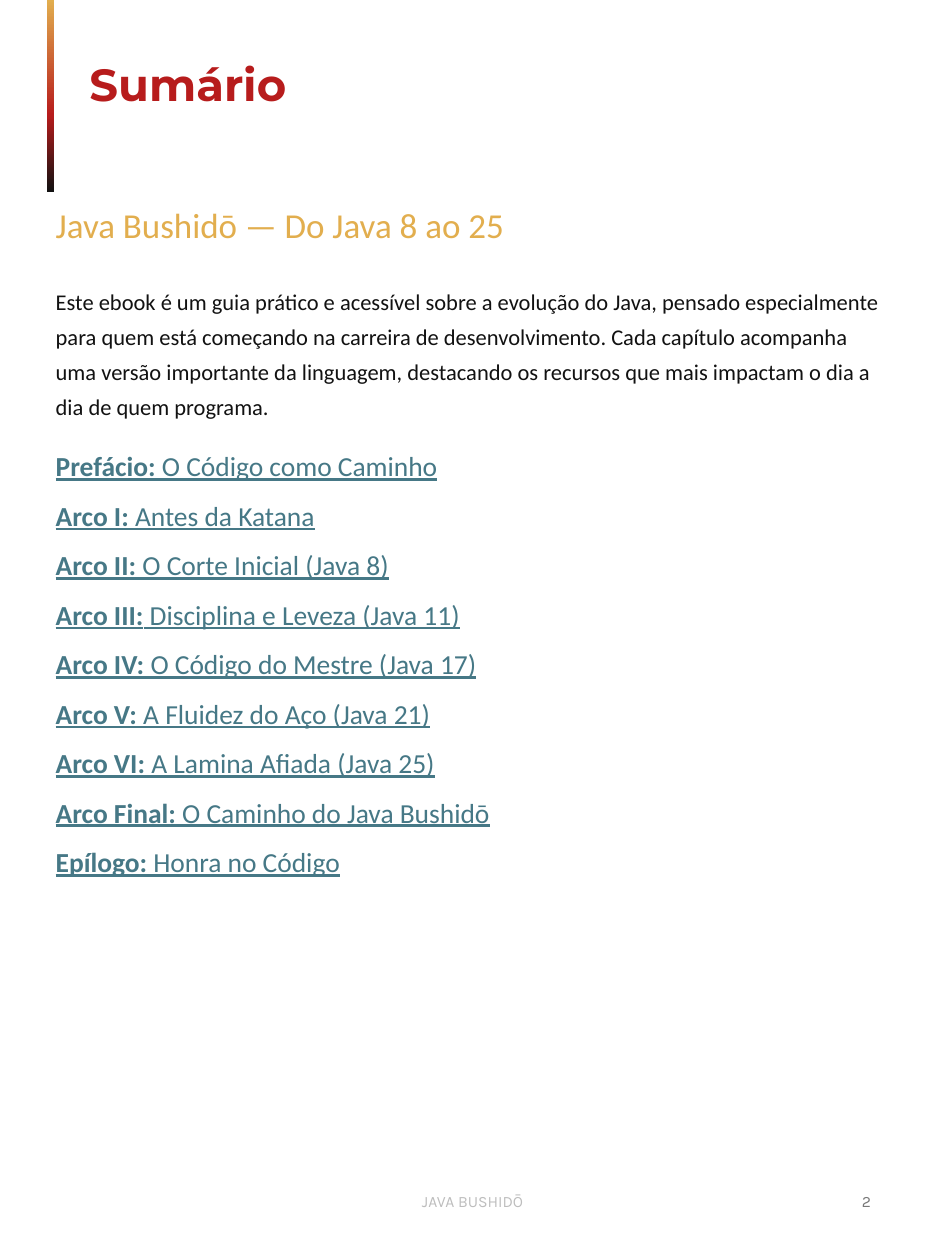
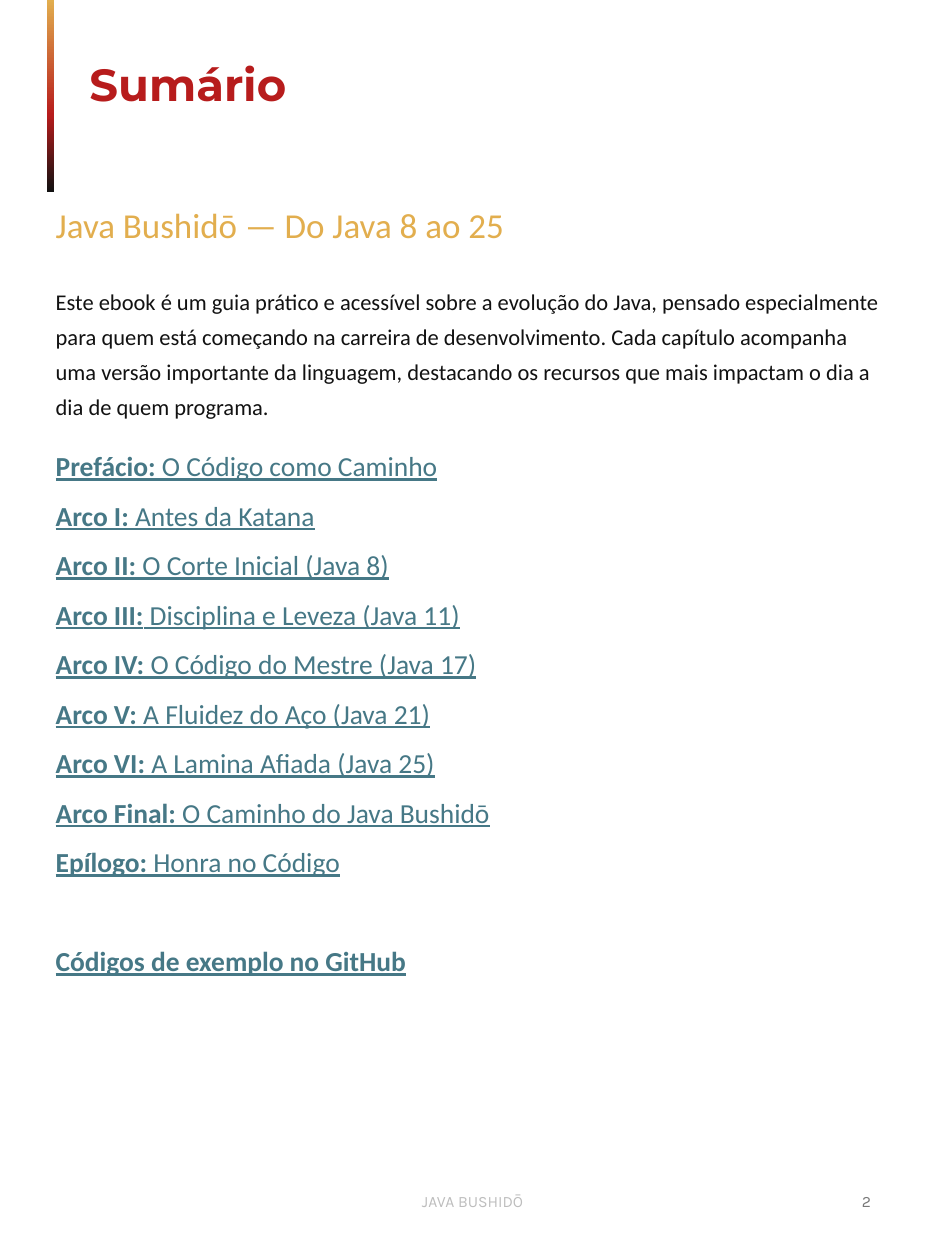
Before and after one commit to didifive/ebook-com-ia, a slide deck: slide 2 of ebook-Java-Bushido.pptx. Drawn at 945x1260 pixels with LibreOffice and Linux fonts; fonts in the diff are those of the drawing. Boxes give left, top, right and bottom in pixels: in the first picture for what was removed or moved away, otherwise in the second. Text is boxed around its words. In the diff, an @@ line names an element or a change of style, - is before the commit and + after.

```diff
--- a/ebook-Java-Bushido.pptx
+++ b/ebook-Java-Bushido.pptx
@@ text at <box>56,951,405,976</box>: paragraph added @@
+Códigos de exemplo no GitHub
```
Also in this commit, not shown: 1 other file.
